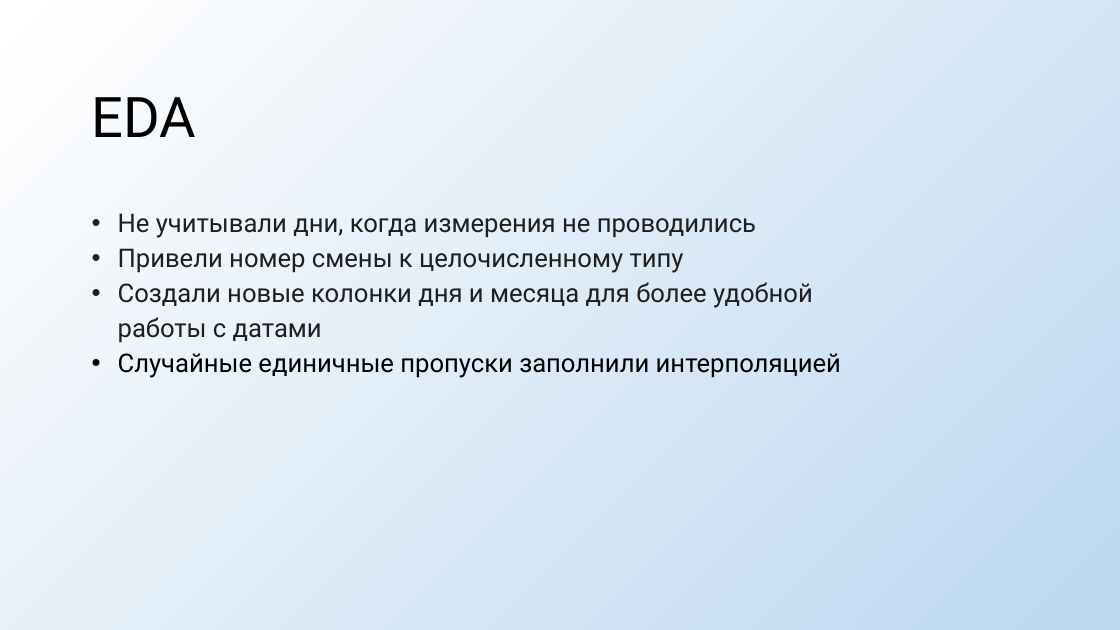
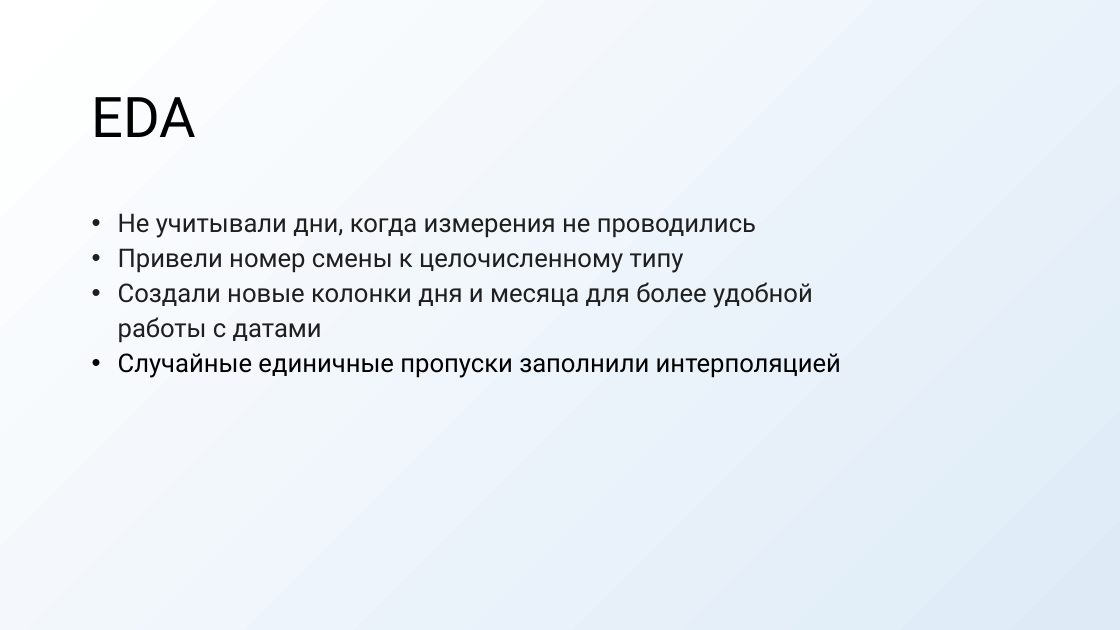
Before and after one commit to alinkalina/ad-ecology-project, a slide deck: slide 3 of presentation.pptx (slide 4 before the commit). Drawn at 1120x630 pixels with LibreOffice and Linux fonts; fonts in the diff are those of the drawing. Boxes give left, top, right and bottom in pixels: in the first picture for what was removed or moved away, otherwise in the second. Text is boxed around its words. In the diff, an @@ line names an element or a change of style, - is before the commit and + after.

```diff
--- a/presentation.pptx
+++ b/presentation.pptx
@@ background gradient #BDD7EE to #FFFFFF to gradient #DEEBF7 to #FFFFFF @@
```
Also in this commit, not shown: 5 other slides changed, 4 slides added, 1 slide removed.
